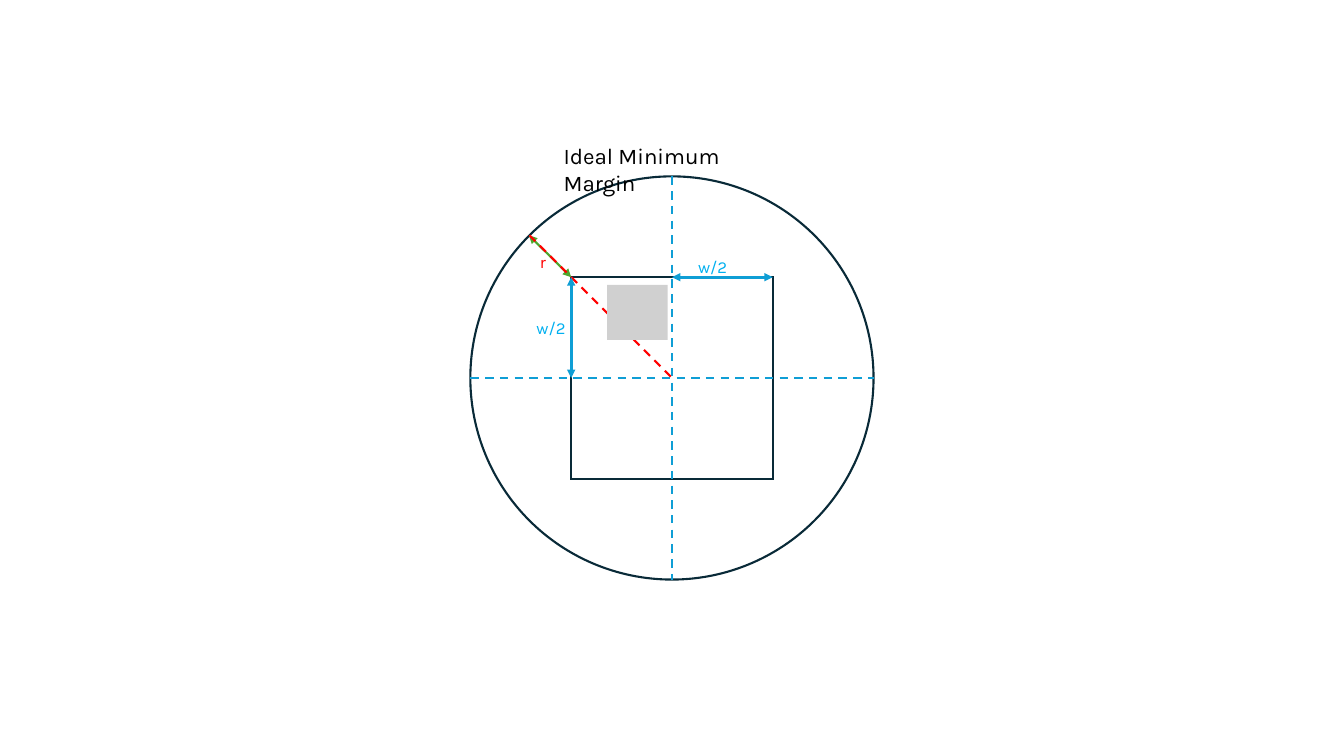
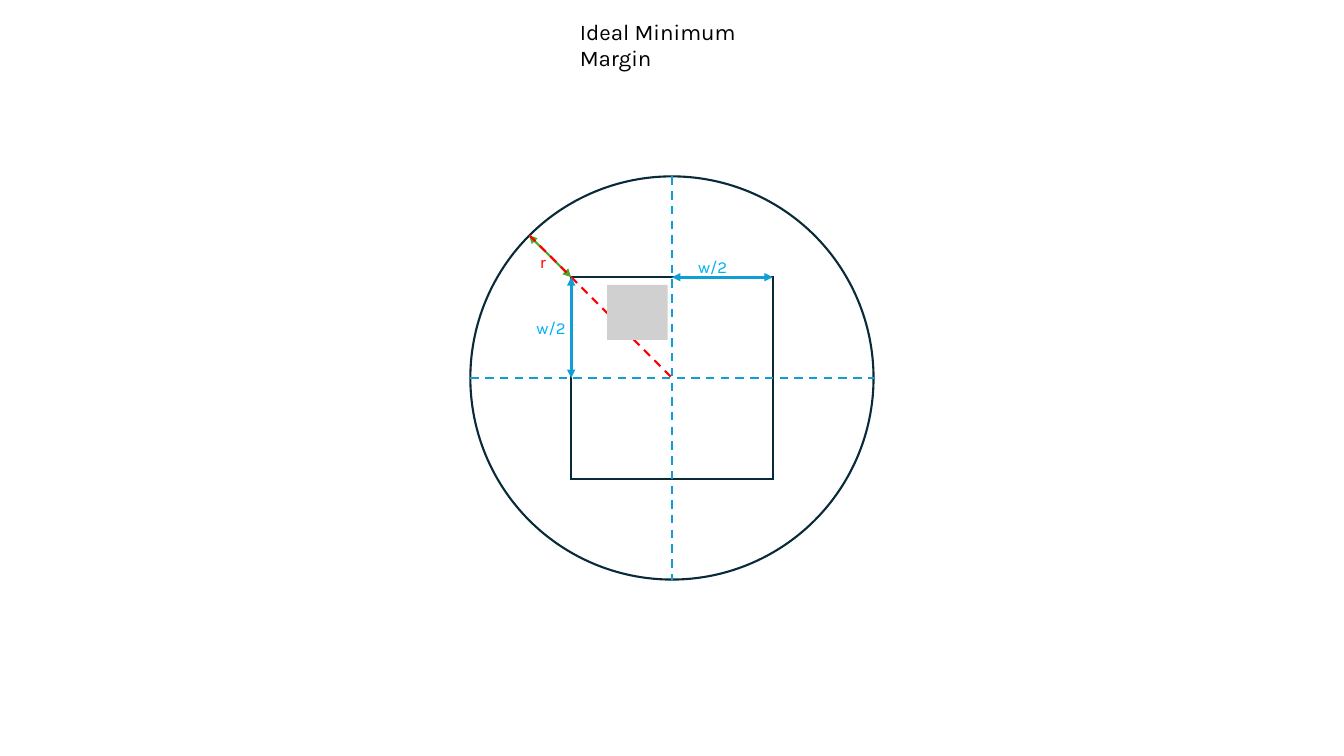
Before and after one commit to GregSal/StructureRelations, a slide deck: slide 2 of src/Images/Box_in_Circle/Box_in_Circle.pptx. Drawn at 1344x756 pixels with LibreOffice and Linux fonts; fonts in the diff are those of the drawing; grey boxes stand for pictures. Boxes give left, top, right and bottom in pixels: in the first picture for what was removed or moved away, otherwise in the second. Text is boxed around its words. In the diff, an @@ line names an element or a change of style, - is before the commit and + after.

```diff
--- a/src/Images/Box_in_Circle/Box_in_Circle.pptx
+++ b/src/Images/Box_in_Circle/Box_in_Circle.pptx
@@ text "Ideal Minimum Margin": place and size @@
-text "Ideal Minimum Margin" at (564, 148, 719, 197)
+text "Ideal Minimum Margin" at (580, 24, 736, 72)
```
Also in this commit, not shown: 4 other slides changed, 3 slides added, 6 other files.
